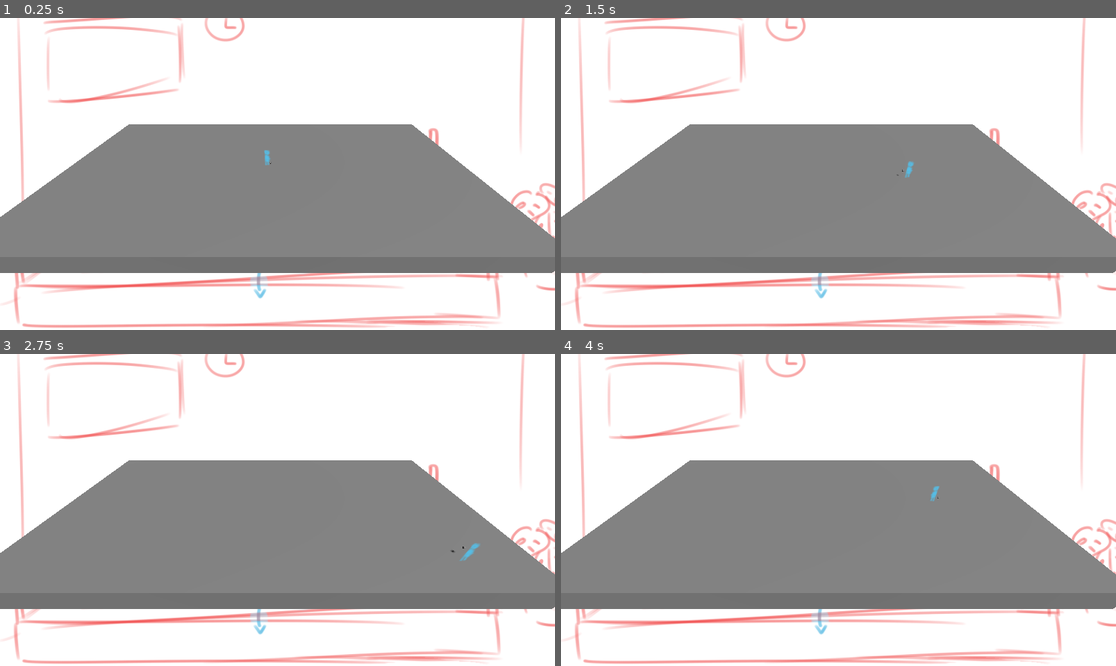
Above: before the commit, frames 1-4 (two rows, left to right).
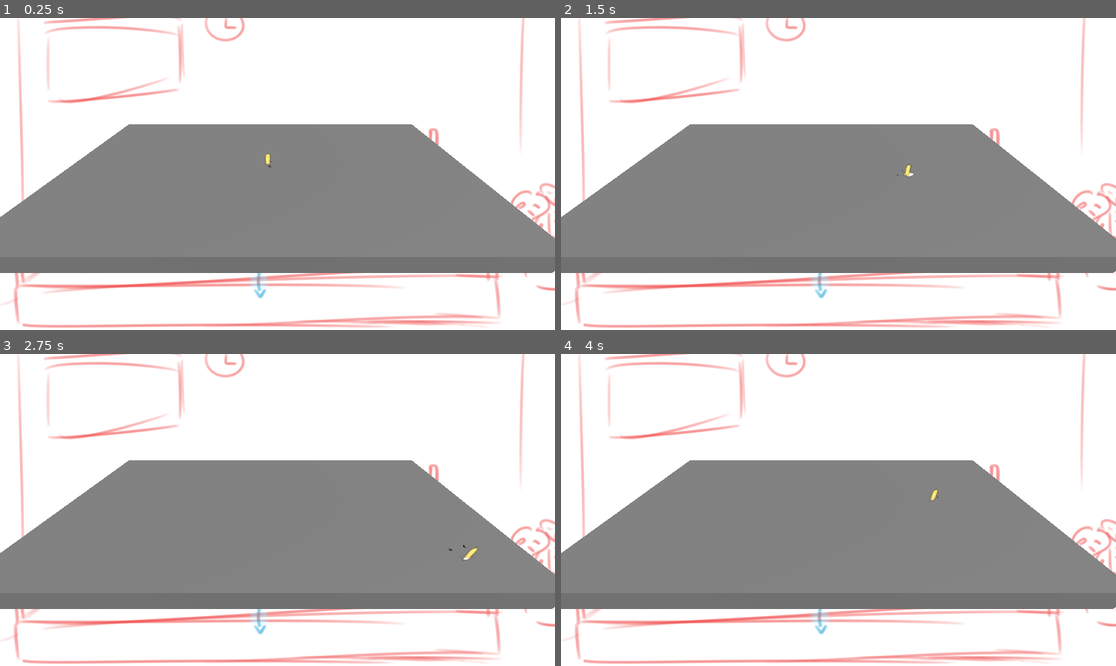
Above: after the commit, the same moments.

Repository: Gunihelm/RandomBullshitGo
Game: Godot game, scene res://scenes/game.tscn
The game is run twice, just before and just after one commit, with the same random seed, the same clock (stepped at 60 frames per second) and the same inputs.
Inputs (mouse positions are in pixels of both pictures, inside the frame that each line leads up to):
- Up to frame 1 (0.25 s): no input
- Up to frame 2 (1.5 s): tap Enter (ui_accept) at 0.5, 0.77, 0.8, 1.07, 1.35 s; move the mouse to (960, 158) at 0.52 s; hold D (Right) 0.53-1.28 s; click (960, 158) at 0.6 s; move the mouse to (727, 189) at 1.27 s; hold S (Down) from 1.28 s (still down)
- Up to frame 3 (2.75 s): tap Enter (ui_accept) at 1.52, 1.82, 2.3 s; click (166, 525) at 1.55 s; move the mouse to (333, 441) at 2.02 s; release S (Down) at 2.03 s; hold D (Right) from 2.03 s (still down); click (333, 441) at 2.1 s
- Up to frame 4 (4 s): move the mouse to (810, 572) at 2.77 s; release D (Right) at 2.78 s; hold W (Up) 2.78-3.53 s; click (810, 572) at 2.85 s; tap Enter (ui_accept) at 3.02, 3.32, 3.6, 3.77 s; move the mouse to (1005, 556) at 3.52 s; hold A (Left) from 3.53 s (still down)

The runs differ from the first frame. In frame 1, less than 0.1% of the frame differs, in the area x 47-49%, y 42-48%; in frame 2, less than 0.1%; in frame 3, 0.1%, in the area x 80-87%, y 60-67%; in frame 4, less than 0.1%.

Commit message:
player sprite + enemy hit call

Diff:
--- a/project.godot
+++ b/project.godot
@@ -41,6 +41,11 @@
 , Object(InputEventKey,"resource_local_to_scene":false,"resource_name":"","device":-1,"window_id":0,"alt_pressed":false,"shift_pressed":false,"ctrl_pressed":false,"meta_pressed":false,"pressed":false,"keycode":0,"physical_keycode":4194321,"key_label":0,"unicode":0,"echo":false,"script":null)
 ]
 }
+Aktion={
+"deadzone": 0.5,
+"events": [Object(InputEventMouseButton,"resource_local_to_scene":false,"resource_name":"","device":-1,"window_id":0,"alt_pressed":false,"shift_pressed":false,"ctrl_pressed":false,"meta_pressed":false,"button_mask":1,"position":Vector2(231, 12),"global_position":Vector2(235, 53),"factor":1.0,"button_index":1,"canceled":false,"pressed":true,"double_click":false,"script":null)
+]
+}
 
 [rendering]
 
--- a/scenes/player.tscn
+++ b/scenes/player.tscn
@@ -1,11 +1,12 @@
-[gd_scene load_steps=5 format=3 uid="uid://iqhp16gxd7gn"]
+[gd_scene load_steps=6 format=3 uid="uid://iqhp16gxd7gn"]
 
 [ext_resource type="Script" path="res://scripts/Player.gd" id="1_f48gb"]
-[ext_resource type="Texture2D" uid="uid://b8kw35wm5lul1" path="res://assets/Player_mockup.png" id="2_vxlii"]
+[ext_resource type="Texture2D" uid="uid://1l35tgbx7t0c" path="res://assets/Enemies_Mockup2_cutout.png" id="2_t8ph6"]
+[ext_resource type="Script" path="res://scripts/Facing.gd" id="3_skodr"]
 
 [sub_resource type="CapsuleShape3D" id="CapsuleShape3D_toioy"]
 radius = 0.152219
-height = 0.942116
+height = 0.465717
 
 [sub_resource type="SphereShape3D" id="SphereShape3D_f0tp2"]
 radius = 0.05
@@ -16,19 +17,23 @@
 metadata/_edit_group_ = true
 
 [node name="CollisionShape3D" type="CollisionShape3D" parent="."]
+transform = Transform3D(1, 0, 0, 0, 1, 0, 0, 0, 1, 0, -0.228822, 0)
 shape = SubResource("CapsuleShape3D_toioy")
 
 [node name="Sprite3D" type="Sprite3D" parent="."]
-transform = Transform3D(1, 0, 0, 0, 1, 0, 0, 0, 1, 0, -0.00652933, 0)
+transform = Transform3D(0.3, 0, 0, 0, 0.3, 0, 0, 0, 0.3, 0, -0.0962334, 0)
 billboard = 2
-texture = ExtResource("2_vxlii")
+texture = ExtResource("2_t8ph6")
+hframes = 3
+frame = 1
 
-[node name="HitBox" type="Area3D" parent="."]
+[node name="Facing" type="Area3D" parent="."]
+script = ExtResource("3_skodr")
 
-[node name="CollisionShape3D" type="CollisionShape3D" parent="HitBox"]
+[node name="Point" type="CollisionShape3D" parent="Facing"]
 transform = Transform3D(1, 0, 0, 0, 1, 0, 0, 0, 1, 0, 0, -0.3)
 shape = SubResource("SphereShape3D_f0tp2")
 
-[node name="CSGSphere3D" type="CSGSphere3D" parent="HitBox"]
+[node name="CSGSphere3D" type="CSGSphere3D" parent="Facing"]
 transform = Transform3D(1, 0, 0, 0, 1, 0, 0, 0, 1, 0, 0, -0.3)
 radius = 0.05
--- /dev/null
+++ b/scripts/Facing.gd
@@ -0,0 +1,13 @@
+extends Area3D
+
+func get_Vec():
+	return ($Point.get_global_position() - get_global_position()).normalize()
+
+# Called when the node enters the scene tree for the first time.
+func _ready():
+	pass # Replace with function body.
+
+
+# Called every frame. 'delta' is the elapsed time since the previous frame.
+func _process(delta):
+	pass
--- a/scripts/Player.gd
+++ b/scripts/Player.gd
@@ -3,7 +3,7 @@
 
 const SPEED = 5.0
 const JUMP_VELOCITY = 4.5
-
+@export var power = 10
 # Get the gravity from the project settings to be synced with RigidBody nodes.
 var gravity = ProjectSettings.get_setting("physics/3d/default_gravity")
 
@@ -12,10 +12,6 @@
 	# Add the gravity.
 	if not is_on_floor():
 		velocity.y -= gravity * delta
-
-	# Handle jump.
-	if Input.is_action_just_pressed("ui_accept") and is_on_floor():
-		velocity.y = JUMP_VELOCITY
 
 	# Get the input direction and handle the movement/deceleration.
 	# As good practice, you should replace UI actions with custom gameplay actions.
@@ -27,12 +23,34 @@
 	else:
 		velocity.x = move_toward(velocity.x, 0, SPEED)
 		velocity.z = move_toward(velocity.z, 0, SPEED)
-	if velocity.x < 0:
+
+	face()
+	hit(5)
+	move_and_slide()
+
+func hit(hight):
+	if Input.get("Aktion"):
+		for enemy in $Facing.get_overlapping_bodys:
+			if enemy.isEnemy:
+				enemy._knockback($Facing.get_Vec()*power)
+	pass
+
+func face():
+	$Facing.look_at(ScreenPointToRay(), Vector3.UP)
+	$Facing.rotation.x = 0
+	var facing = $Facing.get_rotation_degrees().y
+	if -45 <= facing and facing < 45:
+		$Sprite3D.frame_coords.x = 0
+	if 45 <= facing and facing < 135:
+		$Sprite3D.frame_coords.x = 2
+		$Sprite3D.flip_h = false
+	if 135 <= facing or facing < -135:
+		$Sprite3D.frame_coords.x = 1
+	if -135 <= facing and facing < -45:
+		$Sprite3D.frame_coords.x = 2
 		$Sprite3D.flip_h = true
-	if velocity.x > 0:
-		$Sprite3D.flip_h = false
-	$HitBox.look_at(ScreenPointToRay(), Vector3.UP)
-	move_and_slide()
+
+
 
 func ScreenPointToRay():
 	var spaceState = get_world_3d().direct_space_state
Binary file added: assets/Enemies_Mockup2.png
Not shown, added: assets/Enemies_Mockup2.png.import
Binary file added: assets/Enemies_Mockup2_cutout.png
Not shown, added: assets/Enemies_Mockup2_cutout.png.import
